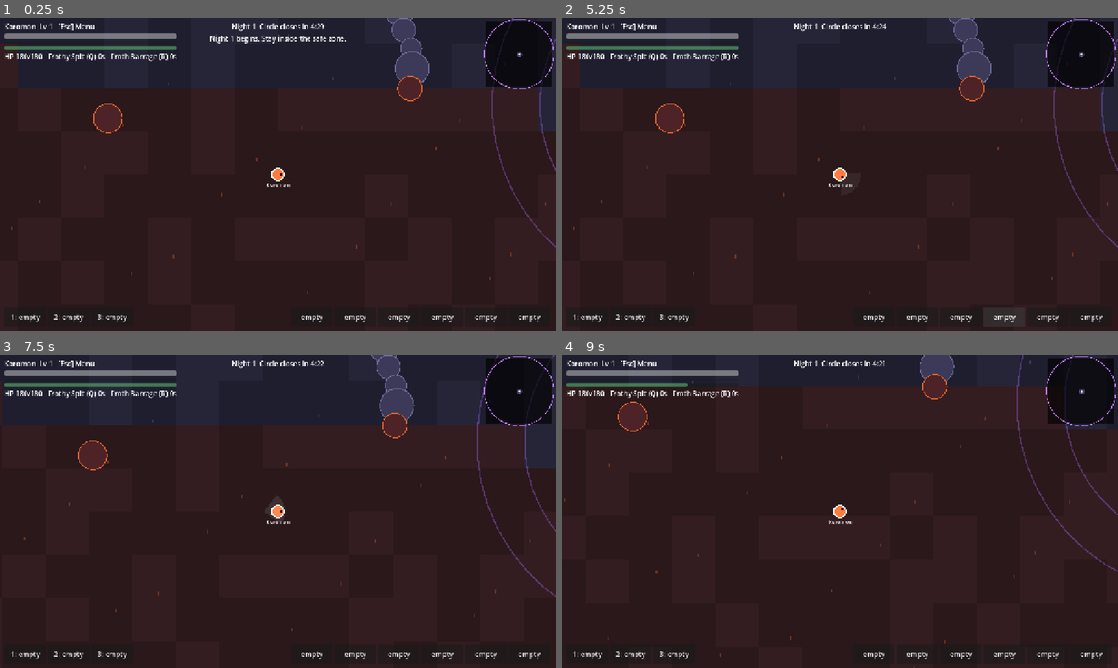
Above: before the commit, frames 1-4 (two rows, left to right).
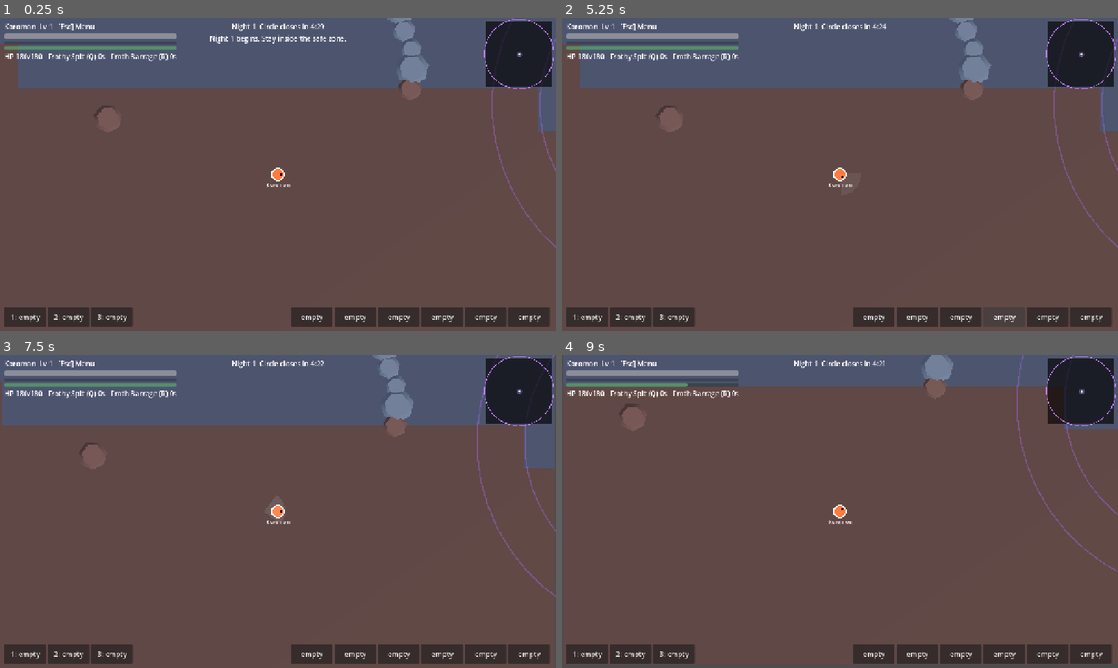
Above: after the commit, the same moments.

Repository: balaxguns/Digirogue-Coop
Game: Godot game, scene res://bugfixes-menu-down-update/scenes/run.tscn
The game is run twice, just before and just after one commit, with the same random seed, the same clock (stepped at 60 frames per second) and the same inputs. This scene is started directly instead of the project's main scene.
Inputs (mouse positions are in pixels of both pictures, inside the frame that each line leads up to):
- Up to frame 1 (0.25 s): no input
- Up to frame 2 (5.25 s): click "1: empty" at 0.5 s; click "2: empty" at 1.25 s; click "3: empty" at 2 s; click "empty" at 2.75 s; click "empty" at 3.5 s; click "empty" at 4.25 s; click "empty" at 5 s
- Up to frame 3 (7.5 s): click "empty" at 5.75 s; click "empty" at 6.5 s; tap Enter at 7.25 s; move the mouse to (400, 495) at 7.27 s; press the mouse at (400, 495) at 7.28 s; hold D (move_right) from 7.28 s (still down)
- Up to frame 4 (9 s): release D (move_right) at 8 s; release the mouse at (962, 495) at 8 s; drag from (728, 527) to (812, 574) at 8.02 s; tap Space (dodge) at 8.75, 8.85 s; move the mouse to (895, 442) at 8.77 s; hold D (move_right) from 8.78 s (still down)

The runs differ from the first frame. In frame 1, 92% of the frame differs, in the area x 0-100%, y 0-100%; in frame 2, 93%; in frame 3, 93%; in frame 4, 93%.

Commit message:
Integrate 3D biome environment behind intact 2D Digimon combat with player-following camera

Diff:
--- a/scripts/run.gd
+++ b/scripts/run.gd
@@ -39,16 +39,37 @@
 var cam: Camera2D
 var hud
 var font: Font
+var terrain_view: SubViewport
+var terrain_world: Node3D
 
 func _ready() -> void:
 	randomize()
 	font = ThemeDB.fallback_font
+	_setup_terrain()
 	cam = Camera2D.new()
 	add_child(cam)
 	hud = load("res://scripts/hud.gd").new()
 	hud.g = self
 	add_child(hud)
 	start_run()
+
+func _setup_terrain() -> void:
+	terrain_view = SubViewport.new()
+	terrain_view.disable_3d = false
+	terrain_view.render_target_update_mode = SubViewport.UPDATE_ALWAYS
+	terrain_view.size = Vector2i(1280, 720)
+	add_child(terrain_view)
+	terrain_world = preload("res://scripts/expedition_terrain.gd").new()
+	terrain_view.add_child(terrain_world)
+
+func _sync_terrain() -> void:
+	if R.mode != "night":
+		return
+	var viewport_size: Vector2 = get_viewport_rect().size
+	var target := Vector2i(maxi(1, int(viewport_size.x)), maxi(1, int(viewport_size.y)))
+	if terrain_view.size != target:
+		terrain_view.size = target
+	terrain_world.follow(cam.get_screen_center_position(), viewport_size.y)
 
 func nm() -> String:
 	return Data.ROSTER[P.line].stages[P.stage]
@@ -125,6 +146,7 @@
 	R.fog = PackedByteArray()
 	R.fog.resize(GRID * GRID)
 	gen_map()
+	terrain_world.rebuild(bio, obs, areas)
 	say("Night %d begins. Stay inside the safe zone." % R.night)
 
 func make_chain() -> Array:
@@ -779,6 +801,7 @@
 func _physics_process(dt: float) -> void:
 	if R.over: return
 	update(dt)
+	_sync_terrain()
 	queue_redraw()
 	hud.refresh()
 
@@ -1115,12 +1138,9 @@
 	var vp := get_viewport_rect().size
 	var view := Rect2(P.pos - vp / 2.0 - Vector2(80, 80), vp + Vector2(160, 160))
 	if R.mode == "night":
-		for gy in range(maxi(0, int(view.position.y / 100.0)), mini(GRID, int(view.end.y / 100.0) + 1)):
-			for gx in range(maxi(0, int(view.position.x / 100.0)), mini(GRID, int(view.end.x / 100.0) + 1)):
-				var bi: int = bio[gy * GRID + gx]
-				var h: int = ((gx * 73856093) ^ (gy * 19349663)) & 0x7fffffff
-				draw_rect(Rect2(gx * 100, gy * 100, 101, 101), BIO_A[bi] if h % 5 < 3 else BIO_B[bi])
-				if h % 4 == 0: draw_rect(Rect2(gx * 100 + h % 80 + 10, gy * 100 + (h >> 8) % 80 + 10, 3, 8), Color(BIO_EDGE[bi], 0.35))
+		# The 3D terrain is rendered at the same gameplay world coordinates.
+		var center: Vector2 = cam.get_screen_center_position()
+		draw_texture_rect(terrain_view.get_texture(), Rect2(center - vp * 0.5, vp), false)
 		draw_arc(R.fc, 440.0, 0.0, TAU, 48, Color(0.7, 0.42, 1.0, 0.35), 3.0)
 		draw_arc(R.fc, 330.0, 0.0, TAU, 48, Color(0.7, 0.42, 1.0, 0.35), 3.0)
 		for a in areas: label(a.pos, a.n, 15, Color(1, 1, 1, 0.35))
@@ -1134,10 +1154,11 @@
 	if door != null:
 		draw_rect(Rect2(door.pos.x - door.w, door.pos.y - 40, door.w * 2, 60), Color("#d9b45a"))
 		label(door.pos, "GIANT DOORS", 12, Color.BLACK)
-	for o in obs:
-		if not view.has_point(o.pos): continue
-		draw_circle(o.pos, o.r, BIO_OBS[o.b])
-		draw_arc(o.pos, o.r, 0.0, TAU, 20, BIO_EDGE[o.b], 2.0)
+	if R.mode != "night":
+		for o in obs:
+			if not view.has_point(o.pos): continue
+			draw_circle(o.pos, o.r, BIO_OBS[o.b])
+			draw_arc(o.pos, o.r, 0.0, TAU, 20, BIO_EDGE[o.b], 2.0)
 	for c in camps:
 		draw_circle(c.pos, 50.0, Color(0.5, 0.5, 0.5, 0.4) if c.used else Color(0.24, 0.86, 0.52, 0.4))
 		label(c.pos, "used camp" if c.used else "heal camp", 11)
